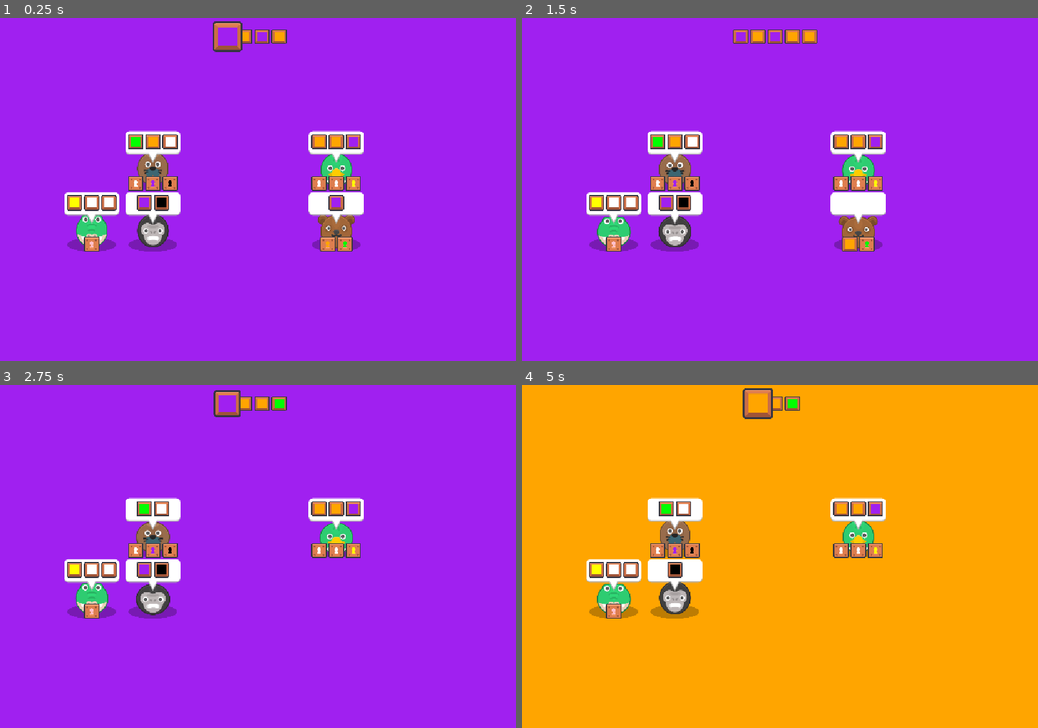
Above: before the commit, frames 1-4 (two rows, left to right).
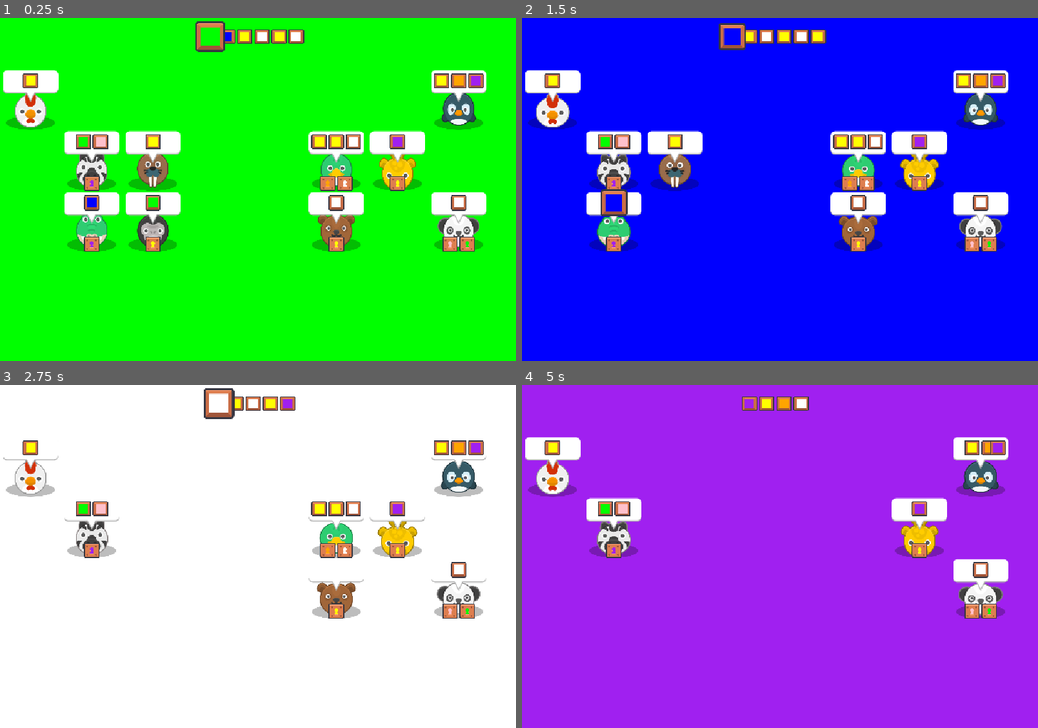
Above: after the commit, the same moments.

Repository: Pandaqi/rainbow-market
Game: Godot game, scene res://main/main.tscn
The game is run twice, just before and just after one commit, with the same random seed, the same clock (stepped at 60 frames per second) and the same inputs.
Inputs (mouse positions are in pixels of both pictures, inside the frame that each line leads up to):
- Up to frame 1 (0.25 s): no input
- Up to frame 2 (1.5 s): tap Enter (ui_accept) at 0.5, 0.6, 0.77, 1.07, 1.35 s; move the mouse to (857, 223) at 0.52 s; click (857, 223) at 0.67 s; move the mouse to (857, 162) at 1.27 s; click (857, 162) at 1.42 s
- Up to frame 3 (2.75 s): tap Enter (ui_accept) at 1.52, 1.82, 2.1 s; move the mouse to (154, 529) at 2.02 s; click (154, 529) at 2.17 s
- Up to frame 4 (5 s): move the mouse to (614, 590) at 2.77 s; tap Enter (ui_accept) at 2.85, 3.02, 3.32, 3.6, 3.77, 4.07, 4.35, 4.52, 4.82 s; click (614, 590) at 2.92 s; move the mouse to (676, 590) at 3.52 s; click (676, 590) at 3.67 s; move the mouse to (625, 505) at 4.27 s; click (625, 505) at 4.42 s

The runs differ from the first frame. In frame 1, 95% of the frame differs, in the area x 0-100%, y 0-100%; in frame 2, 96%; in frame 3, 97%; in frame 4, 100%.
Error after the commit: Invalid type in function '_on_client_clicked' in base 'Node2D (PuzzleVisualizer)'. The Object-derived class of argument 1 (previously freed) is not a subclass …

Commit message:
Fixed generation algorithm

Diff:
--- a/generation/puzzle_generator.gd
+++ b/generation/puzzle_generator.gd
@@ -1,21 +1,26 @@
 class_name PuzzleGenerator
 
-var starting_colors_bounds := Vector2i(2,4)
+var starting_colors_bounds := Vector2i(4,8)
 var starting_clients_bounds := Vector2i(2,4)
-var client_done_probability := 0.25
-var num_client_bounds := Vector2i(4, 7)
+var client_done_probability := 0.45
+var new_client_probability := 0.1
+var num_client_bounds := Vector2i(10, 20)
 var max_order_size := 3
-var num_colors_solution_bounds := Vector2i(6, 10)
-var reward_bounds := Vector2i(0,3)
+var num_colors_solution_bounds := Vector2i(6, 50)
+var reward_bounds := Vector2i(0,2)
 
 var colors : Array[PuzzleColor]
 var colors_start : Array[PuzzleColor]
 var current_color_index := -1
 var clients : Array[PuzzleClient]
 
+## contains the indices of CLIENTS pressed on every turn
+var solution : Array[int]
+
 func generate() -> void:
-	var max_tries := 100
+	var max_tries := 500
 	for i in range(max_tries):
+		print("Generator | Attempt " + str(i))
 		create_random_setup()
 		take_turns()
 		var is_valid := clean_up_solution()
@@ -52,52 +57,73 @@
 
 	current_color_index = 0
 	colors = colors_start.duplicate()
+	solution = []
+
+	var last_client : PuzzleClient
 
 	while not is_done:
 		var current_color := colors[current_color_index]
 
 		# pick a random client (that isn't done yet)
-		# if none exists, add a new one and work with that
 		var open_clients := get_open_clients()
 		var no_open_clients := open_clients.size() <= 0
 
-		# @NOTE: minimum number of colors takes precedence over max clients; we continue anyway if not met
-		var reached_maximum := (clients.size() >= num_client_bounds.y and current_color_index > num_colors_solution_bounds.x)
-		if no_open_clients and reached_maximum:
-			is_done = true
+		# if none exists, add a new one (if not at max) and work with that
+		var reached_maximum_clients := clients.size() >= num_client_bounds.y
+		if no_open_clients and reached_maximum_clients:
 			break
 
 		var client : PuzzleClient
-		if no_open_clients:
+		var should_create_new_client := (no_open_clients or randf() <= new_client_probability) and not reached_maximum_clients
+
+		if should_create_new_client:
 			client = create_new_client()
 		else:
 			client = open_clients.pick_random()
 
 		# give our current color to that client (pretending it wanted that all along!)
 		client.add_to_order(current_color.get_name())
+		solution.append(clients.find(client))
+		last_client = client
 		current_color_index += 1
 
 		# randomly decide if this client is now done;
 		# if so, lock it down and add its reward color to our list
+		var sim_needs_to_continue := clients.size() < num_client_bounds.x or open_clients.size() > 1 or current_color_index < colors.size()
+		var more_colors_needed := current_color_index >= colors.size()
+
 		var client_done_because_full := client.count_order() >= max_order_size
-		var client_done_because_colors_exhausted := current_color_index >= colors.size()
+		var client_done_because_final := not sim_needs_to_continue
+		var client_done_because_need_new_colors := more_colors_needed
 		var client_done_because_random := randf() <= client_done_probability
-		var client_is_done := client_done_because_full or client_done_because_colors_exhausted or client_done_because_random
+		var client_is_done := client_done_because_full or client_done_because_need_new_colors or client_done_because_random or client_done_because_final
+
 		if client_is_done:
 			client.finish()
-			if client.count_reward() <= 0: client.add_to_reward(PuzzleColor.get_random())
-			for reward in client.reward:
-				colors.append(PuzzleColor.new(reward))
+
+			# @NOTE: by guaranteeing at least 1 reward, we will NEVER be out of colors
+			if more_colors_needed and client.count_reward() <= 0:
+				client.add_to_reward(PuzzleColor.get_random())
+
+			if sim_needs_to_continue:
+				for reward in client.reward:
+					colors.append(PuzzleColor.new(reward))
+			else:
+				client.remove_reward()
 
 		# check if entire generation is done
-		var gen_done_no_more_colors := current_color_index >= colors.size() or current_color_index >= num_colors_solution_bounds.y
-		var gen_not_done_colors_unused := current_color_index < (colors.size() - 1)
-		var gen_done_no_more_clients := get_open_clients().size() <= 0 and clients.size() >= num_client_bounds.x
-		is_done = (gen_done_no_more_colors or gen_done_no_more_clients) and (not gen_not_done_colors_unused)
+		# (all clients done, and we've passed our minimum threshold)
+		is_done = get_open_clients().size() <= 0 and clients.size() >= num_client_bounds.x
 
-		if is_done:
-			client.remove_reward()
-			for i in range(client.count_reward()): colors.pop_back()
+		# ERROR: something went wrong, abort
+		if current_color_index >= colors.size():
+			break
+
+	# the final client should not add a reward if we want to end perfectly, so remove/undo that
+	# (but only if simulation finished SUCCESFULLY)
+	if is_done:
+		for i in range(last_client.count_reward()): colors.pop_back()
+		last_client.remove_reward()
 
 func clean_up_solution() -> bool:
 	# remove clients that did absolutely nothing
@@ -105,10 +131,15 @@
 		if clients[i].has_empty_order():
 			clients.remove_at(i)
 
+	# check if client bounds are met
 	var too_few_clients := clients.size() < num_client_bounds.x
-	if too_few_clients: return false
+	var open_clients_remain := get_open_clients().size() > 0
+	if too_few_clients or open_clients_remain: return false
 
+	# check if color bounds are met
 	var colors_left_over := current_color_index < colors.size()
-	if colors_left_over: return false
+	var too_few_turns := current_color_index < num_colors_solution_bounds.x
+	var too_many_turns := current_color_index > num_colors_solution_bounds.y
+	if colors_left_over or too_few_turns or too_many_turns: return false
 
 	return true
--- a/map/puzzle_visualizer.gd
+++ b/map/puzzle_visualizer.gd
@@ -9,12 +9,16 @@
 @export var clients_container : Node2D
 
 var clients : Array[VisualClient]
+var clients_all : Array[VisualClient]
+var generator : PuzzleGenerator
 var busy := false
 
 signal puzzle_failed()
 signal all_clients_removed()
 
 func visualize(gen:PuzzleGenerator) -> void:
+	generator = gen
+
 	# create row of colors
 	for c in gen.colors_start:
 		var cv : VisualColor = color_visual.instantiate()
@@ -37,7 +41,7 @@
 	animal_types.shuffle()
 
 	# place clients on screen
-	clients = []
+	clients_all = []
 	for c in gen.clients:
 		var cv : VisualClient = client_visual.instantiate()
 		cv.set_from_data(c)
@@ -49,10 +53,22 @@
 		cv.set_position(rand_pos)
 		cv.clicked.connect(_on_client_clicked)
 
-		clients.append(cv)
+		clients_all.append(cv)
 		clients_container.add_child(cv)
 
+	clients = clients_all.duplicate(false)
+
 	switch_to_next_color(false)
+
+func _input(ev:InputEvent) -> void:
+	if not OS.is_debug_build(): return
+	if not ev.is_action_released("ui_accept"): return
+	play_solution()
+
+func play_solution() -> void:
+	var solution := generator.solution
+	for client_idx in solution:
+		await _on_client_clicked(clients_all[client_idx])
 
 func _on_client_clicked(c:VisualClient) -> void:
 	if busy:
Not shown, changed: non-game/assets.af
Not shown, removed: non-game/assets.af~lock~
Not shown, added: non-game/devlog.md
